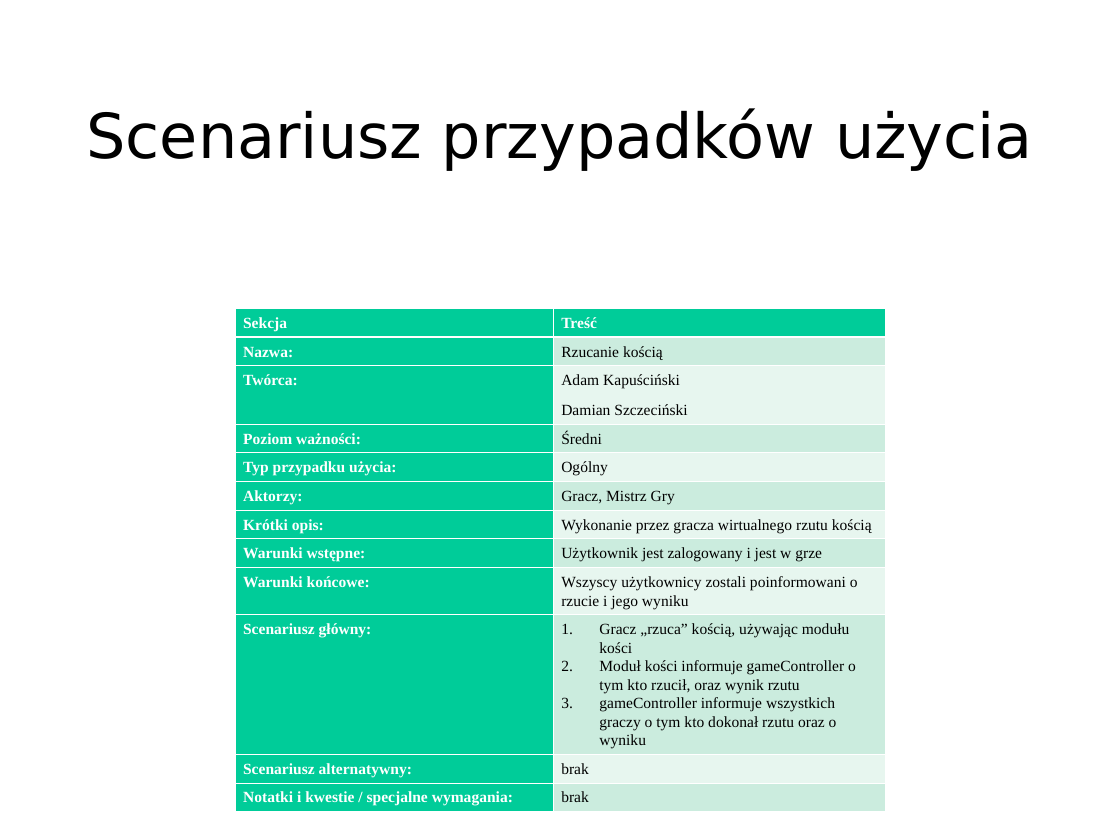
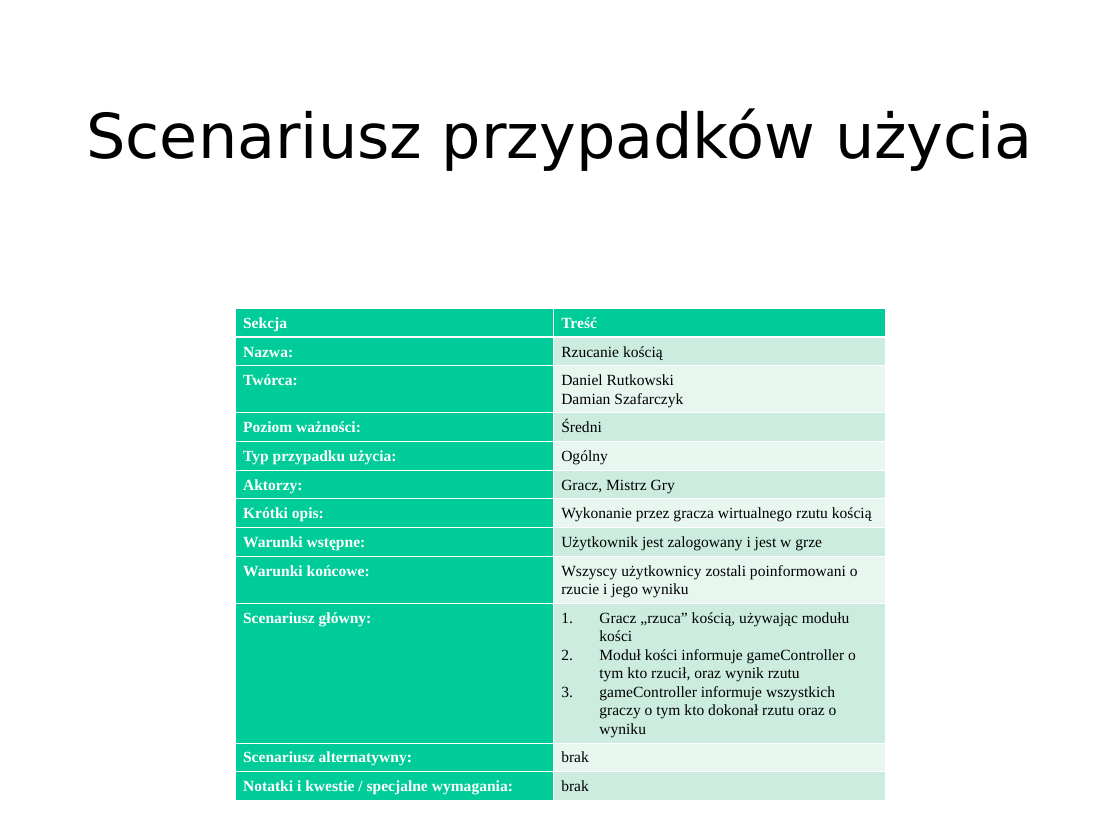
Before and after one commit to TheVivent-Politechnika-Lodzka/io_webrpg, a slide deck: slide 9 of IO_WebRPG.ppt. Drawn at 1120x840 pixels with LibreOffice and Linux fonts; fonts in the diff are those of the drawing. Boxes give left, top, right and bottom in pixels: in the first picture for what was removed or moved away, otherwise in the second. Text is boxed around its words. In the diff, an @@ line names an element or a change of style, - is before the commit and + after.

```diff
--- a/IO_WebRPG.ppt
+++ b/IO_WebRPG.ppt
@@ table at [236,308,885,799] @@
-row 3, column 2: Adam Kapuściński / Damian Szczeciński
+row 3, column 2: Daniel Rutkowski Damian Szafarczyk
```
Also in this commit, not shown: 4 other slides changed.
